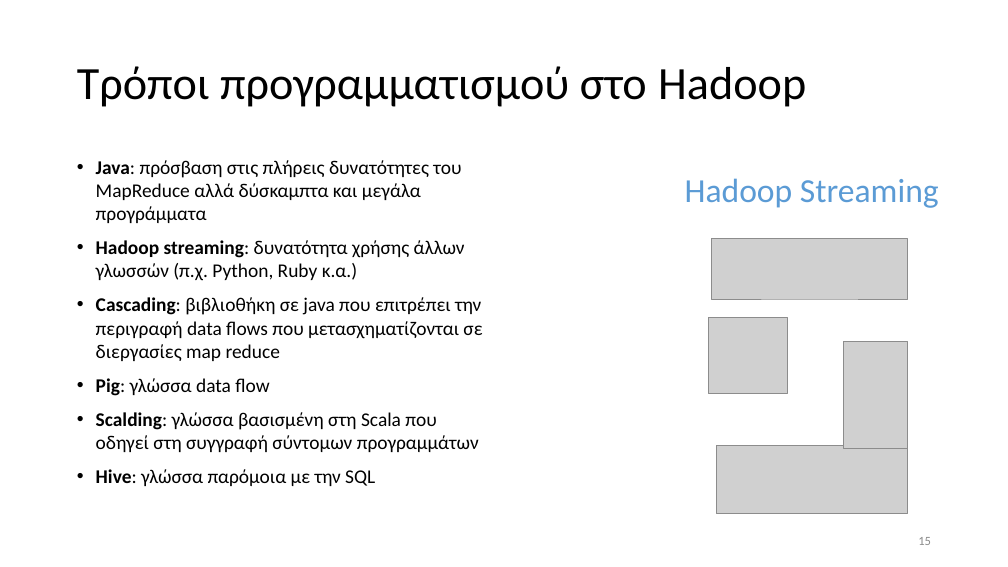
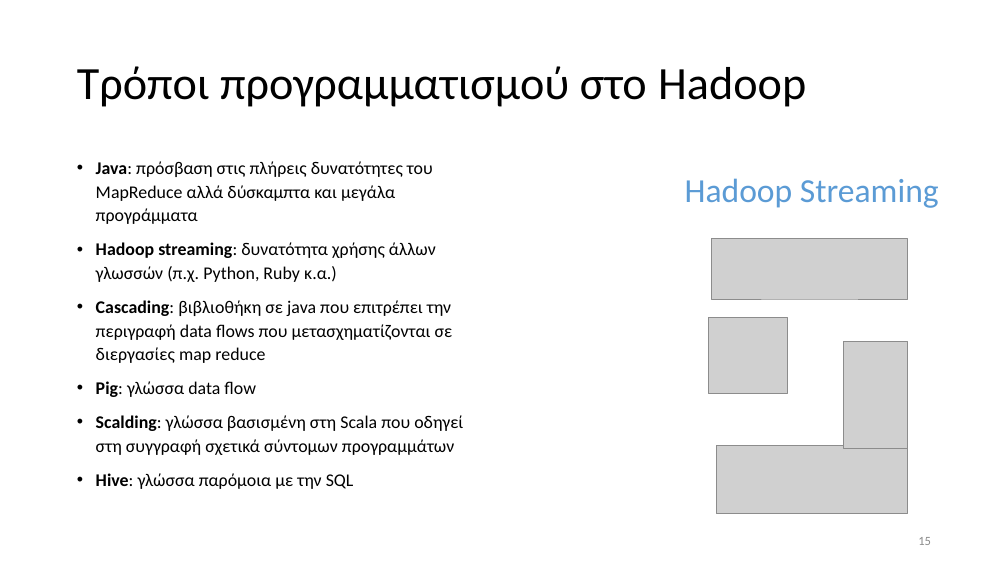
Before and after one commit to chgogos/big_data, a slide deck: slide 15 of 03. Apache Hadoop-Map Reduce.pptx. Drawn at 1008x567 pixels with LibreOffice and Linux fonts; fonts in the diff are those of the drawing; grey boxes stand for pictures. Boxes give left, top, right and bottom in pixels: in the first picture for what was removed or moved away, otherwise in the second. Text is boxed around its words. In the diff, an @@ line names an element or a change of style, - is before the commit and + after.

```diff
--- a/03. Apache Hadoop-Map Reduce.pptx
+++ b/03. Apache Hadoop-Map Reduce.pptx
@@ text at bbox=[96, 161, 453, 489]: size 18.5 to 17 pt in "Java: πρόσβαση στις πλήρεις δυνατότητες του MapReduce ...", "Hadoop streaming: δυνατότητα χρήσης άλλων γλωσσών (π.χ. ...", "Cascading: βιβλιοθήκη σε java που επιτρέπει την ...", "Pig: γλώσσα data flow" and 1 more places; line spacing 1 to 1.1 @@
@@ text at bbox=[96, 415, 463, 455]: text changed; size 18.5 to 17 pt @@
-• Scalding: γλώσσα βασισμένη στη Scala που οδηγεί στη συγγραφή σύντομων προγραμμάτων
+• Scalding: γλώσσα βασισμένη στη Scala που οδηγεί στη συγγραφή σχετικά σύντομων προγραμμάτων
```
Also in this commit, not shown: 4 other slides changed, 2 other files.
